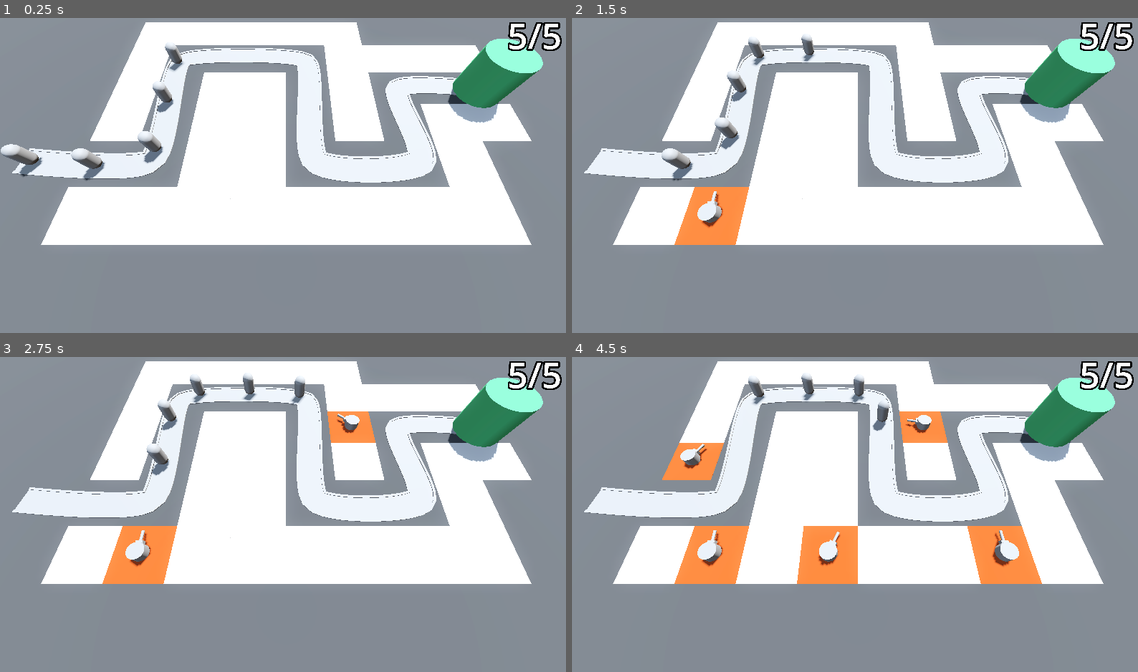
Above: before the commit, frames 1-4 (two rows, left to right).
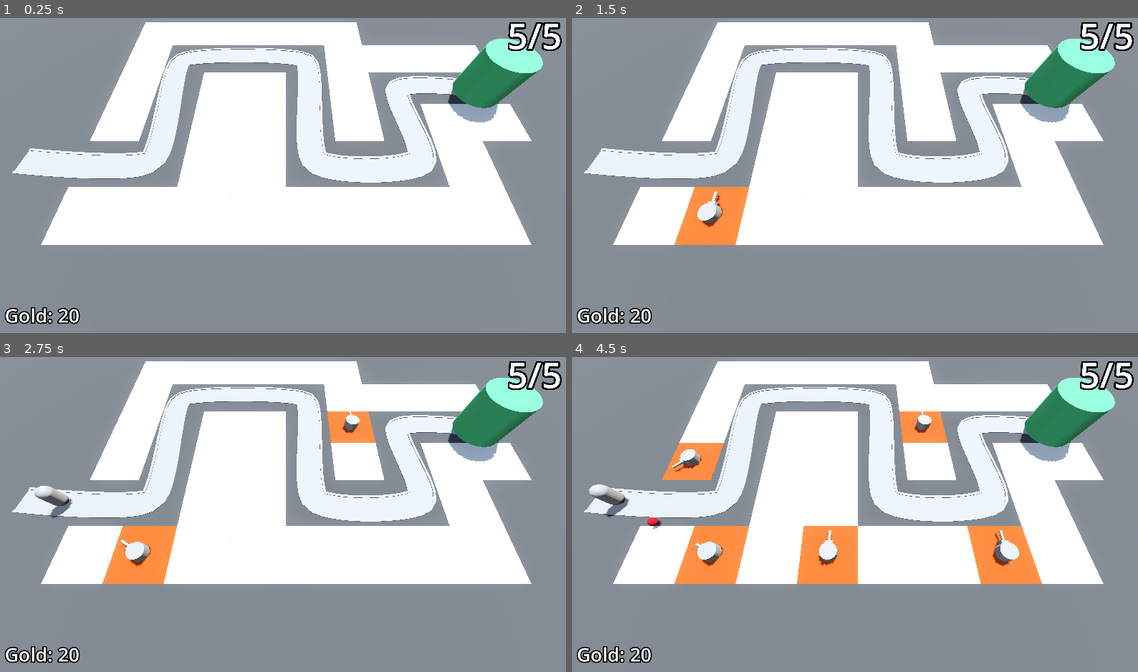
Above: after the commit, the same moments.

Repository: Ingewar/barbarian-blaster
Game: Godot game, scene res://base_level.tscn
The game is run twice, just before and just after one commit, with the same random seed, the same clock (stepped at 60 frames per second) and the same inputs.
Inputs (mouse positions are in pixels of both pictures, inside the frame that each line leads up to):
- Up to frame 1 (0.25 s): no input
- Up to frame 2 (1.5 s): move the mouse to (985, 156) at 0.52 s; click (985, 156) at 0.6 s; move the mouse to (741, 188) at 1.27 s; click (741, 188) at 1.35 s
- Up to frame 3 (2.75 s): move the mouse to (345, 442) at 2.02 s; click (345, 442) at 2.1 s
- Up to frame 4 (4.5 s): move the mouse to (832, 574) at 2.77 s; click (832, 574) at 2.85 s; move the mouse to (1030, 558) at 3.52 s; click (1030, 558) at 3.6 s; move the mouse to (685, 464) at 4.27 s; click (685, 464) at 4.35 s

The runs differ from the first frame. In frame 1, 1.8% of the frame differs, in the area x 0-33%, y 8-98%; in frame 2, 1.5%; in frame 3, 1.7%; in frame 4, 1.7%.

Commit message:
add HUD with gold label

Diff:
--- /dev/null
+++ b/HUD/hud.gd
@@ -0,0 +1,15 @@
+extends MarginContainer
+
+@export var start_gold := 20
+
+var gold : int:
+    set(gold_in):
+        gold = max(gold_in, 0)
+        $GoldLabel.text = "Gold: %d" % gold
+    get:
+        return gold
+
+@onready var gold_label = $GoldLabel
+
+func _ready() -> void:
+    gold = start_gold
--- /dev/null
+++ b/HUD/hud.tscn
@@ -0,0 +1,28 @@
+[gd_scene load_steps=3 format=3 uid="uid://cr618tyvbsjmk"]
+
+[ext_resource type="Script" uid="uid://crllakq26odfc" path="res://HUD/hud.gd" id="1_h61sl"]
+
+[sub_resource type="LabelSettings" id="LabelSettings_2elnx"]
+font_size = 64
+outline_size = 16
+outline_color = Color(0, 0, 0, 1)
+
+[node name="HUD" type="MarginContainer"]
+anchors_preset = 15
+anchor_right = 1.0
+anchor_bottom = 1.0
+grow_horizontal = 2
+grow_vertical = 2
+mouse_filter = 2
+theme_override_constants/margin_left = 16
+theme_override_constants/margin_top = 16
+theme_override_constants/margin_right = 16
+theme_override_constants/margin_bottom = 16
+script = ExtResource("1_h61sl")
+
+[node name="GoldLabel" type="Label" parent="."]
+layout_mode = 2
+size_flags_horizontal = 0
+size_flags_vertical = 8
+text = "Gold: 0"
+label_settings = SubResource("LabelSettings_2elnx")
--- a/base_level.tscn
+++ b/base_level.tscn
@@ -1,11 +1,13 @@
-[gd_scene load_steps=12 format=3 uid="uid://dtcnxxofouqf8"]
+[gd_scene load_steps=14 format=3 uid="uid://dtcnxxofouqf8"]
 
 [ext_resource type="PackedScene" uid="uid://bdsfw7wypncoj" path="res://ray_picker_camera/ray_picker_camera.tscn" id="1_3o4py"]
 [ext_resource type="MeshLibrary" uid="uid://h0fotgstmkfn" path="res://mesh_libraries/space_library.tres" id="1_bo3yr"]
 [ext_resource type="PackedScene" uid="uid://cja76dephjvvl" path="res://enemies/enemy.tscn" id="2_5vx1e"]
 [ext_resource type="PackedScene" uid="uid://dmp15xq1xg24g" path="res://base/base.tscn" id="3_eesb3"]
-[ext_resource type="Script" uid="uid://bsjogxvyjj8tp" path="res://turret_manager.gd" id="5_ftfrf"]
+[ext_resource type="Script" uid="uid://g5jdci8p37e1" path="res://enemies/enemy_path.gd" id="3_u2wky"]
+[ext_resource type="Script" uid="uid://bsjogxvyjj8tp" path="res://turret/turret_manager.gd" id="5_ftfrf"]
 [ext_resource type="PackedScene" uid="uid://dbspp2x4poqh7" path="res://turret/turret.tscn" id="6_u2wky"]
+[ext_resource type="PackedScene" uid="uid://cr618tyvbsjmk" path="res://HUD/hud.tscn" id="8_bkkah"]
 
 [sub_resource type="ProceduralSkyMaterial" id="ProceduralSkyMaterial_4sal3"]
 sky_horizon_color = Color(0.66224277, 0.6717428, 0.6867428, 1)
@@ -56,10 +58,12 @@
 "cells": PackedInt32Array(31, 65521, 196608, 65532, 65535, 524288, 65532, 65534, 524288, 65532, 65533, 524288, 65532, 6 …(525 unchanged characters)…
 }
 
-[node name="Path3D" type="Path3D" parent="."]
+[node name="EnemyPath" type="Path3D" parent="."]
 curve = SubResource("Curve3D_bo3yr")
+script = ExtResource("3_u2wky")
+enemy = ExtResource("2_5vx1e")
 
-[node name="RoadVisual" type="CSGPolygon3D" parent="Path3D"]
+[node name="RoadVisual" type="CSGPolygon3D" parent="EnemyPath"]
 polygon = PackedVector2Array(-1, 0, -1, 0.1, 1, 0.1, 1, 0)
 mode = 2
 path_node = NodePath("..")
@@ -73,7 +77,7 @@
 path_u_distance = 1.0
 path_joined = false
 
-[node name="LeftRoadSide" type="CSGPolygon3D" parent="Path3D"]
+[node name="LeftRoadSide" type="CSGPolygon3D" parent="EnemyPath"]
 polygon = PackedVector2Array(-1.1, 0, -1.1, 0.15, -0.9, 0.15, -0.9, 0)
 mode = 2
 path_node = NodePath("..")
@@ -87,7 +91,7 @@
 path_u_distance = 1.0
 path_joined = false
 
-[node name="RightRoadSide" type="CSGPolygon3D" parent="Path3D"]
+[node name="RightRoadSide" type="CSGPolygon3D" parent="EnemyPath"]
 polygon = PackedVector2Array(1.1, 0, 1.1, 0.15, 0.9, 0.15, 0.9, 0)
 mode = 2
 path_node = NodePath("..")
@@ -101,29 +105,9 @@
 path_u_distance = 1.0
 path_joined = false
 
-[node name="Enemy" parent="Path3D" instance=ExtResource("2_5vx1e")]
-transform = Transform3D(0.9999473, 0, 0.009902929, 0, 1, 0, -0.009902929, 0, 0.9999473, -10.779256, 0, -7.962805)
-progress = 20.0
-speed = 5.0
-
-[node name="Enemy2" parent="Path3D" instance=ExtResource("2_5vx1e")]
-transform = Transform3D(0.9959096, 0, 0.09035505, 0, 1, 0, -0.09035505, 0, 0.9959096, -10.403349, 0, -2.9774115)
-progress = 15.0
-speed = 5.0
-
-[node name="Enemy3" parent="Path3D" instance=ExtResource("2_5vx1e")]
-transform = Transform3D(0.4945571, 0, -0.86914504, 0, 1, 0, 0.86914504, 0, 0.4945571, -10.630554, 0, 1.8957053)
-progress = 10.0
-speed = 5.0
-
-[node name="Enemy4" parent="Path3D" instance=ExtResource("2_5vx1e")]
-transform = Transform3D(-0.049655195, 0, -0.99876636, 0, 1, 0, 0.99876636, 0, -0.049655195, -15.590172, 0, 2.1792772)
-progress = 5.0
-speed = 5.0
-
-[node name="Enemy5" parent="Path3D" instance=ExtResource("2_5vx1e")]
-transform = Transform3D(-0.11226521, 0, -0.9936782, 0, 1, 0, 0.9936782, 0, -0.11226521, -20.573124, 0, 1.7749251)
-speed = 5.0
+[node name="SpawnTimer" type="Timer" parent="EnemyPath"]
+wait_time = 2.0
+autostart = true
 
 [node name="Base" parent="." instance=ExtResource("3_eesb3")]
 transform = Transform3D(1, 0, 0, 0, 1, 0, 0, 0, 1, 17.494568, -0.3006134, -5.487776)
@@ -131,4 +115,8 @@
 [node name="turret_manager" type="Node3D" parent="." node_paths=PackedStringArray("path")]
 script = ExtResource("5_ftfrf")
 turret = ExtResource("6_u2wky")
-path = NodePath("../Path3D")
+path = NodePath("../EnemyPath")
+
+[node name="HUD" parent="." instance=ExtResource("8_bkkah")]
+
+[connection signal="timeout" from="EnemyPath/SpawnTimer" to="EnemyPath" method="_on_spawn_timer_timeout"]
--- a/enemies/enemy.gd
+++ b/enemies/enemy.gd
@@ -4,7 +4,7 @@
 signal health_changed(health: int)
 
 # Exported variables
-@export var speed := 1.0
+@export var speed := 5.0
 @export var damage := 1
 @export var max_health := 2
 
--- /dev/null
+++ b/enemies/enemy_path.gd
@@ -0,0 +1,12 @@
+extends Path3D
+
+@export var enemy : PackedScene
+
+@onready var spawn_timer: Timer = $SpawnTimer
+
+func spawn_enemy() -> void:
+	var enemy_instance = enemy.instantiate()
+	add_child(enemy_instance)
+
+func _on_spawn_timer_timeout() -> void:
+	spawn_enemy()
Not shown, added: HUD/hud.gd.uid
Not shown, added: enemies/enemy_path.gd.uid
Renamed: turret_manager.gd -> turret/turret_manager.gd
Renamed: turret_manager.gd.uid -> turret/turret_manager.gd.uid
